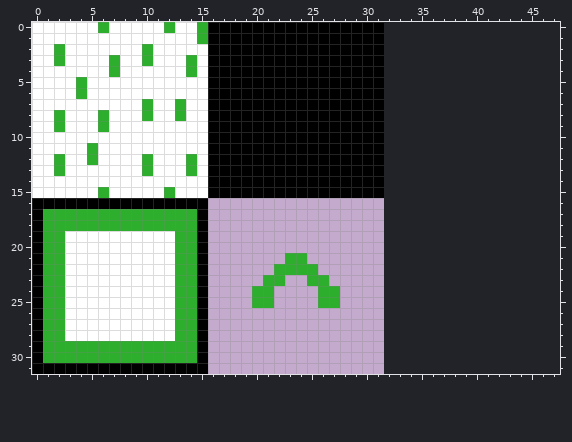
A pixel-art sprite gets an edit: new2/data/sprites.png. Above is the file before it was changed.
The file is 32x32 pixels. The old version is drawn lined up with the new one, on the new canvas.
And afterwards:
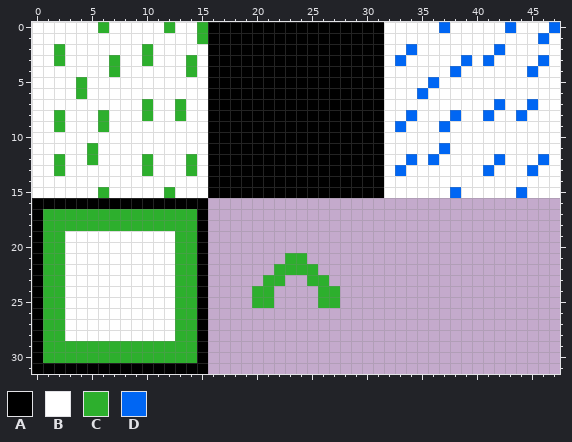
Palette (. is transparent): A #000000  B #ffffff  C #2daf2d  D #0066f3
From old to new:
canvas 32x32 -> 48x32
y 0: x 32..47 ................ -> BBBBBDBBBBBDBBBD
y 1: x 32..47 ................ -> BBBBBBBBBBBBBBDB
y 2: x 32..47 ................ -> BBDBBBBBBBDBBBBB
y 3: x 32..47 ................ -> BDBBBBBDBDBBBBDB
y 4: x 32..47 ................ -> BBBBBBDBBBBBBDBB
y 5: x 32..47 ................ -> BBBBDBBBBBBBBBBB
y 6: x 32..47 ................ -> BBBDBBBBBBBBBBBB
y 7: x 32..47 ................ -> BBBBBBBBBBDBBDBB
y 8: x 32..47 ................ -> BBDBBBDBBDBBDBBB
y 9: x 32..47 ................ -> BDBBBDBBBBBBBBBB
y 10: x 32..47 ................ -> BBBBBBBBBBBBBBBB
y 11: x 32..47 ................ -> BBBBBDBBBBBBBBBB
y 12: x 32..47 ................ -> BBDBDBBBBBDBBBDB
y 13: x 32..47 ................ -> BDBBBBBBBDBBBDBB
y 14: x 32..47 ................ -> BBBBBBBBBBBBBBBB
y 15: x 32..47 ................ -> BBBBBBDBBBBBDBBB
Changed places in both pictures, as pixel boxes (x1, y1, x2, y2):
added: (384, 22, 560, 198)
